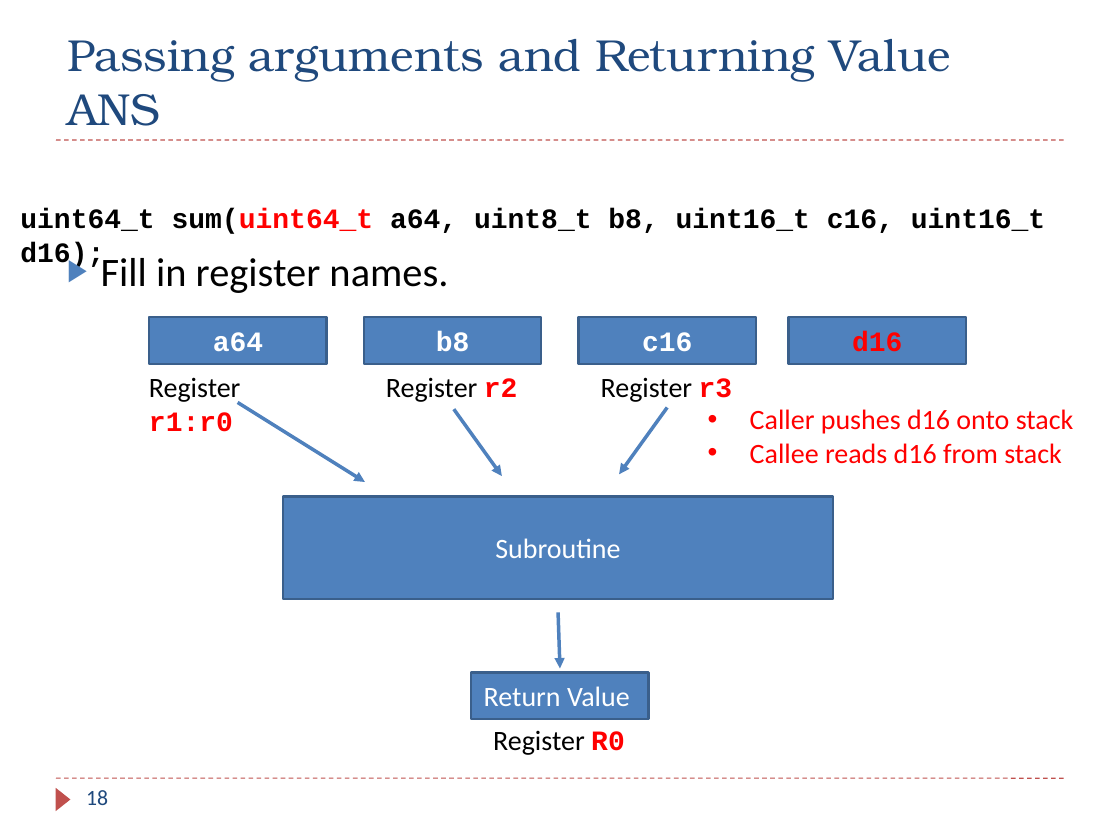
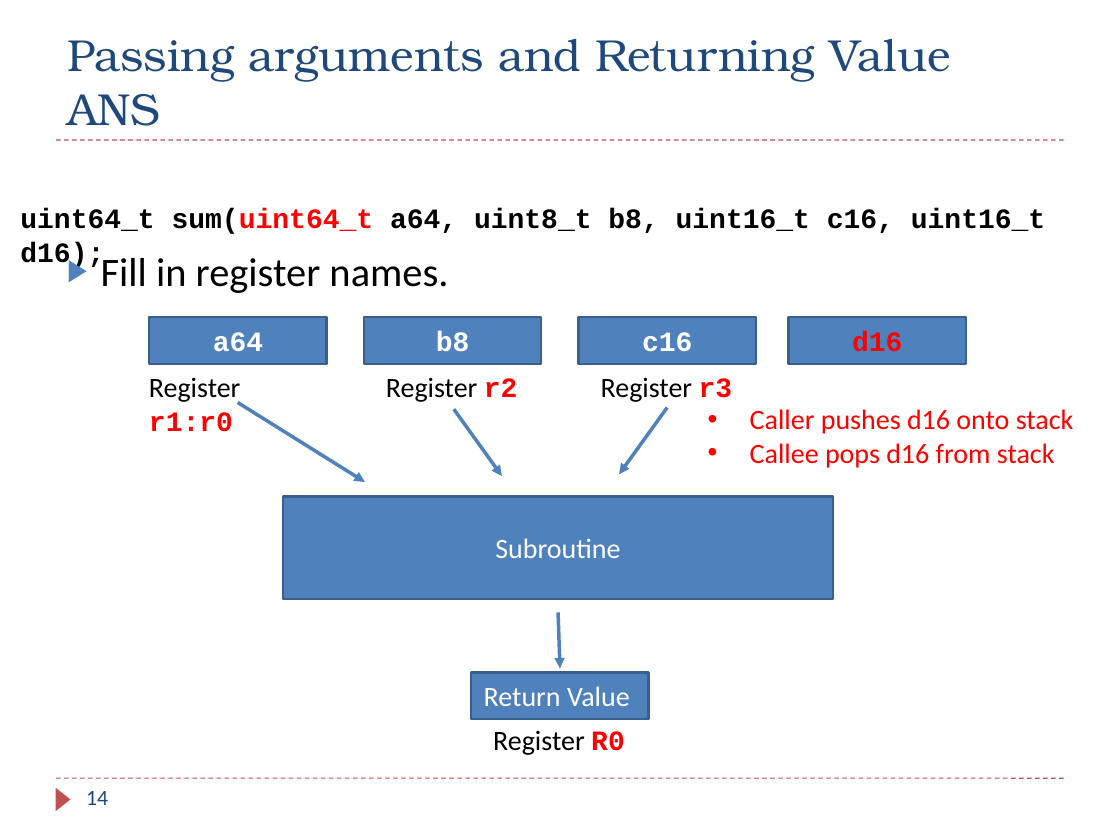
Before and after one commit to guhofstra/CSC111Fa25, a slide deck: slide 14 of PPTs/Ch8_ARM_Subroutines_Exercises ANS.pptx (slide 18 before the commit). Drawn at 1120x840 pixels with LibreOffice and Linux fonts; fonts in the diff are those of the drawing. Boxes give left, top, right and bottom in pixels: in the first picture for what was removed or moved away, otherwise in the second. Text is boxed around its words. In the diff, an @@ line names an element or a change of style, - is before the commit and + after.

```diff
--- a/PPTs/Ch8_ARM_Subroutines_Exercises ANS.pptx
+++ b/PPTs/Ch8_ARM_Subroutines_Exercises ANS.pptx
@@ text at (750, 443, 1055, 468): text changed @@
-• Callee reads d16 from stack
+• Callee pops d16 from stack
@@ page number at (86, 791, 108, 805): text changed @@
-18
+14
```
Also in this commit, not shown: 5 other slides changed, 3 slides added, 4 other files.
